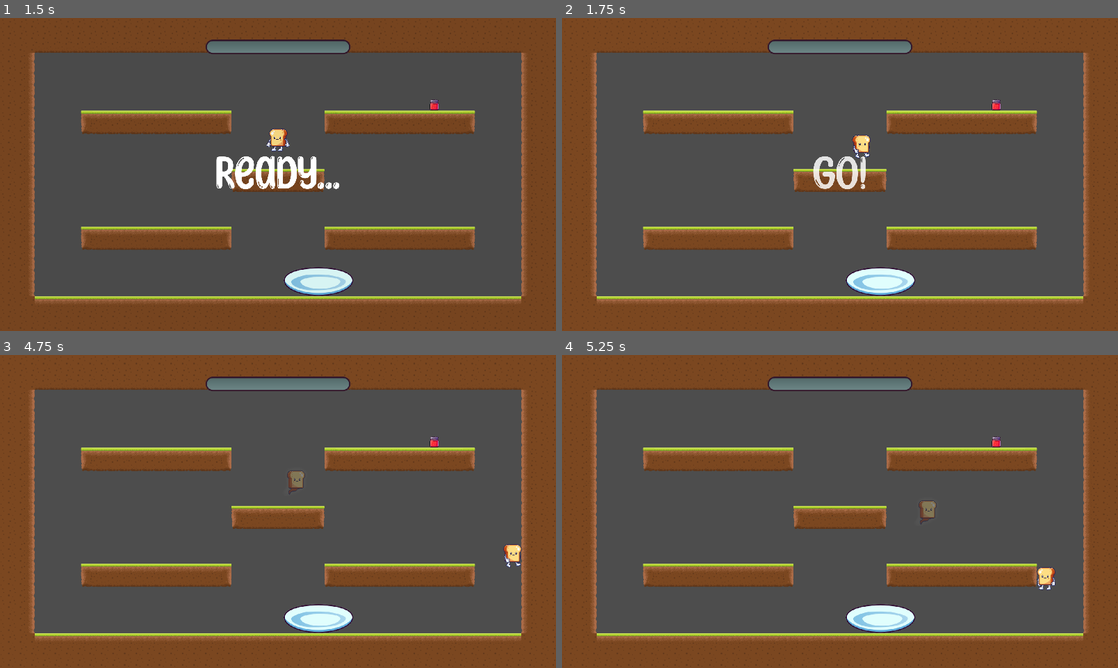
Above: before the commit, frames 1-4 (two rows, left to right).
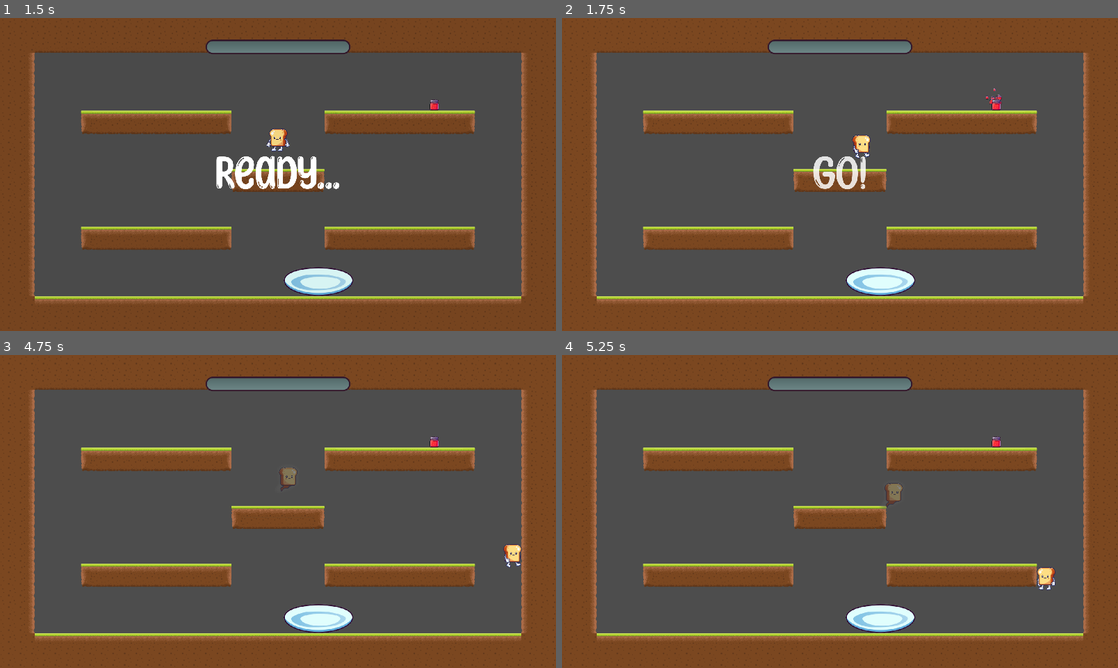
Above: after the commit, the same moments.

Repository: Alliance-of-Numpties/terry-toastington
Game: Godot game, scene res://scenes/home_menu.tscn
The game is run twice, just before and just after one commit, with the same random seed, the same clock (stepped at 60 frames per second) and the same inputs.
Inputs (mouse positions are in pixels of both pictures, inside the frame that each line leads up to):
- Up to frame 1 (1.5 s): click "Play" at 0.5 s; move the mouse to (400, 158) at 1.27 s; press the mouse at (400, 158) at 1.28 s; hold D (right) from 1.28 s (still down)
- Up to frame 2 (1.75 s): keep holding D (right); tap Space (jump) at 1.52 s
- Up to frame 3 (4.75 s): move the mouse to (166, 527) at 2.02 s; release the mouse at (166, 527) at 2.03 s; click (166, 527) at 2.1 s; tap Space (jump) at 2.27, 3.77, 4.52 s; move the mouse to (333, 442) at 2.77 s; release D (right) at 2.78 s; press the mouse at (333, 442) at 2.78 s; hold A (left) 2.78-3.53 s; move the mouse to (250, 574) at 3.52 s; release the mouse at (250, 574) at 3.53 s; hold D (right) from 3.53 s (still down); click (250, 574) at 3.6 s; move the mouse to (444, 558) at 4.27 s; press the mouse at (444, 558) at 4.28 s
- Up to frame 4 (5.25 s): move the mouse to (673, 464) at 5.02 s; release D (right) at 5.03 s; release the mouse at (673, 464) at 5.03 s; hold A (left) from 5.03 s (still down); click (673, 464) at 5.1 s

Frame 1 is identical in both runs. In frame 2, less than 0.1% of the frame differs, in the area x 76-79%, y 22-28%; in frame 3, 0.2%; in frame 4, 0.3%, in the area x 57-68%, y 40-55%.

Commit message:
Add some effects to the jam spawning

Diff:
--- a/scenes/emptylevel.tscn
+++ b/scenes/emptylevel.tscn
@@ -2,7 +2,7 @@
 
 [ext_resource type="Script" path="res://scenes/level.gd" id="1_5oi5p"]
 [ext_resource type="PackedScene" uid="uid://cja7vvilisuoi" path="res://scenes/player_spawner.tscn" id="2_4o7rl"]
-[ext_resource type="Script" path="res://scripts/spawn_jam.gd" id="3_m6ya1"]
+[ext_resource type="PackedScene" uid="uid://cncrovwakjogf" path="res://scenes/jam_spawner.tscn" id="3_eisal"]
 [ext_resource type="TileSet" uid="uid://s6jr1v8akh6q" path="res://tiles.tres" id="4_cj6kb"]
 [ext_resource type="Script" path="res://scripts/UI.gd" id="5_85ltv"]
 [ext_resource type="Texture2D" uid="uid://dmyojgbqeo1sb" path="res://progress-bar/under.svg" id="6_fnd5j"]
@@ -18,8 +18,7 @@
 [node name="PlayerSpawnMarker" type="Node2D" parent="."]
 position = Vector2(960, 420)
 
-[node name="Jam Spawner" type="Node2D" parent="."]
-script = ExtResource("3_m6ya1")
+[node name="Jam Spawner" parent="." instance=ExtResource("3_eisal")]
 
 [node name="World" type="TileMap" parent="."]
 tile_set = ExtResource("4_cj6kb")
--- /dev/null
+++ b/scenes/jam_spawn_effect.tscn
@@ -0,0 +1,22 @@
+[gd_scene load_steps=3 format=3 uid="uid://ddvuf5xllswfw"]
+
+[ext_resource type="Texture2D" uid="uid://cnuy6bplblaiq" path="res://jam.png" id="1_kinmf"]
+[ext_resource type="AudioStream" uid="uid://dkml1cx31kckh" path="res://sounds/30479__digifishmusic__cup-hit-with-pen-damped.wav" id="2_eoo5a"]
+
+[node name="JamSpawnEffect" type="CPUParticles2D"]
+emitting = false
+amount = 20
+lifetime = 0.2
+one_shot = true
+texture = ExtResource("1_kinmf")
+direction = Vector2(2.08165e-12, -1)
+spread = 60.0
+gravity = Vector2(2.08165e-12, 980)
+initial_velocity_min = 200.0
+initial_velocity_max = 400.0
+scale_amount_min = 0.1
+scale_amount_max = 0.2
+
+[node name="AudioStreamPlayer2D" type="AudioStreamPlayer2D" parent="."]
+stream = ExtResource("2_eoo5a")
+autoplay = true
--- /dev/null
+++ b/scenes/jam_spawner.tscn
@@ -0,0 +1,10 @@
+[gd_scene load_steps=4 format=3 uid="uid://cncrovwakjogf"]
+
+[ext_resource type="Script" path="res://scripts/spawn_jam.gd" id="1_t4dqc"]
+[ext_resource type="PackedScene" uid="uid://c2sjl2lumqg5o" path="res://scenes/jam.tscn" id="2_7npw6"]
+[ext_resource type="PackedScene" uid="uid://ddvuf5xllswfw" path="res://scenes/jam_spawn_effect.tscn" id="3_6jrdd"]
+
+[node name="Jam Spawner" type="Node2D"]
+script = ExtResource("1_t4dqc")
+jam_scene = ExtResource("2_7npw6")
+effect_scene = ExtResource("3_6jrdd")
--- a/scripts/PlayerPathFollow.gd
+++ b/scripts/PlayerPathFollow.gd
@@ -1,13 +1,15 @@
 extends Node2D
 
 class_name PlayerPathFollow
+
+@export var playback_speed: float = 0.6
 
 var recording: PlayerPath.Recording = null
 var run_time: int = 0
 
 func _physics_process(delta):
 	if recording != null:
-		run_time += delta * 1000 # msecs
+		run_time += playback_speed * delta * 1000 # msecs
 		var timed_point = recording.get_point_for_time(run_time)
 		position = timed_point.position
 		scale.x = sign(timed_point.x_scale) * abs(scale.x)
--- a/scripts/spawn_jam.gd
+++ b/scripts/spawn_jam.gd
@@ -1,16 +1,16 @@
 extends Node2D
 
+@export var jam_scene: PackedScene
+@export var effect_scene: PackedScene
 
 func get_player():
 	return get_tree().get_first_node_in_group("Player")
-
 
 func choose_random(list):
 	return list[randi() % list.size()]
 
 
 func spawn_jam():
-	var jam_scene = load("res://scenes/jam.tscn")
 	var spawn_points = get_tree().get_nodes_in_group("Jam Spawn Points")
 	var target_spawn = choose_random(spawn_points)
 
@@ -20,6 +20,11 @@
 	var jam_instance = jam_scene.instantiate()
 	add_sibling(jam_instance)
 	jam_instance.global_position = target_spawn.global_position
+	var effect_instance = effect_scene.instantiate()
+	add_sibling(effect_instance)
+	effect_instance.global_position = target_spawn.global_position
+	effect_instance.emitting = true
+	print(jam_instance)
 
 
 func _on_player_spawner_spawned_player():
Not shown, added: sounds/30479__digifishmusic__cup-hit-with-pen-damped.wav.import
Not shown, added: sounds/30479__digifishmusic__cup-hit-with-pen-damped.wav
